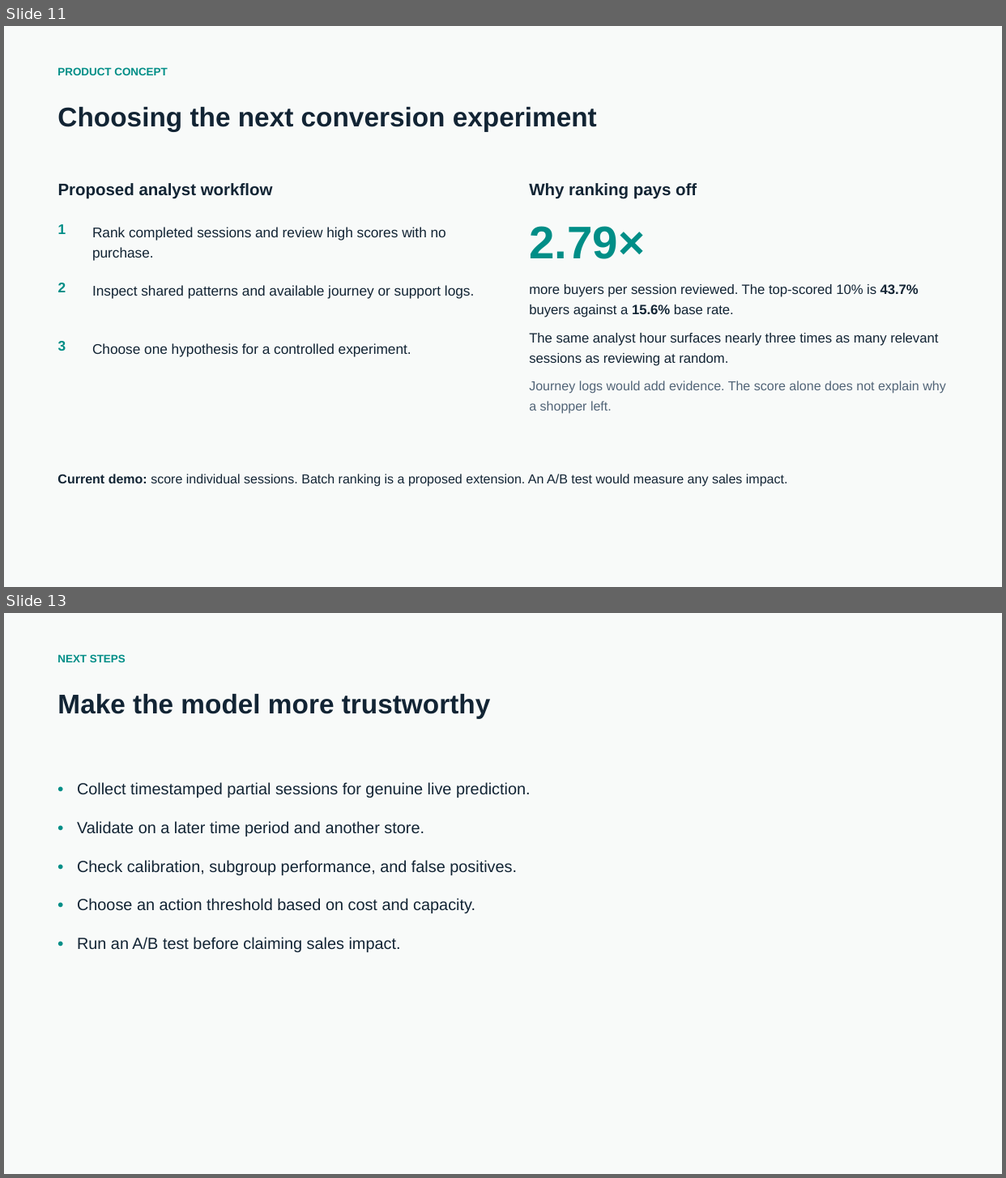
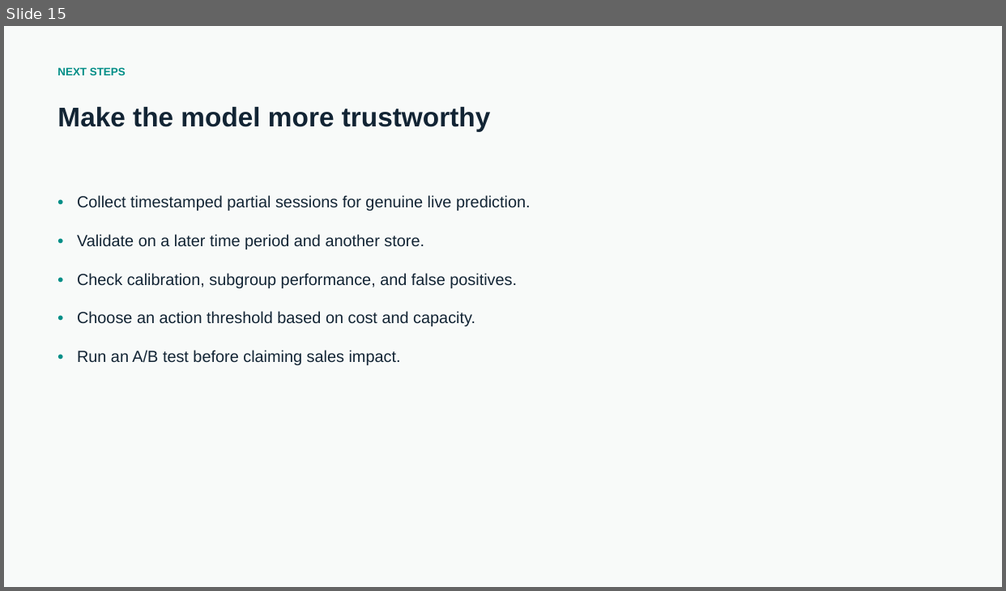
Before and after one commit to Kantheedeth/Project, a slide deck: SessionSignal.pptx. Shown one above the other, each under a label of ours: slides 11 and 13 before the commit, slide 15 after it; the slides between them are not shown. The pictures are 1006x1178 and 1006x591 pixels, drawn with LibreOffice and Linux fonts; fonts in the diff are those of the drawing. Boxes give left, top, right and bottom in pixels: in the first picture for what was removed or moved away, otherwise in the second. Text is boxed around its words. In the diff, an @@ line names an element or a change of style, - is before the commit and + after.

```diff
--- a/SessionSignal.pptx
+++ b/SessionSignal.pptx
@@ slide 11 removed at (x1=4, y1=26, x2=1002, y2=587), background #F8FAF9 @@
@@ text removed at (x1=57, y1=67, x2=167, y2=75) @@
-PRODUCT CONCEPT
@@ text removed at (x1=57, y1=107, x2=597, y2=131) @@
-Choosing the next conversion experiment
@@ text removed at (x1=58, y1=183, x2=273, y2=199) @@
-Proposed analyst workflow
@@ text removed at (x1=529, y1=183, x2=697, y2=199) @@
-Why ranking pays off
@@ text removed at (x1=58, y1=224, x2=66, y2=234) @@
-1
@@ text removed at (x1=92, y1=227, x2=446, y2=261) @@
-Rank completed sessions and review high scores with no purchase.
@@ text removed at (x1=529, y1=226, x2=645, y2=259) @@
-2.79×
@@ text removed at (x1=58, y1=283, x2=66, y2=292) @@
-2
@@ text removed at (x1=92, y1=285, x2=474, y2=299) @@
-Inspect shared patterns and available journey or support logs.
@@ text removed at (x1=529, y1=284, x2=946, y2=414) @@
-more buyers per session reviewed. The top-scored 10% is 43.7% buyers against a 15.6% base rate.
-The same analyst hour surfaces nearly three times as many relevant sessions as reviewing at random.
-Journey logs would add evidence. The score alone does not explain why a shopper left.
@@ text removed at (x1=58, y1=341, x2=66, y2=351) @@
-3
@@ text removed at (x1=92, y1=344, x2=411, y2=357) @@
-Choose one hypothesis for a controlled experiment.
@@ text removed at (x1=57, y1=474, x2=788, y2=487) @@
-Current demo: score individual sessions. Batch ranking is a proposed extension. An A/B test would measure any sales impact.
@@ what was slide 13 is now slide 15 @@
```
Also in this commit, not shown: 3 slides changed, 6 slides added, 3 other slides removed, 14 other files.
